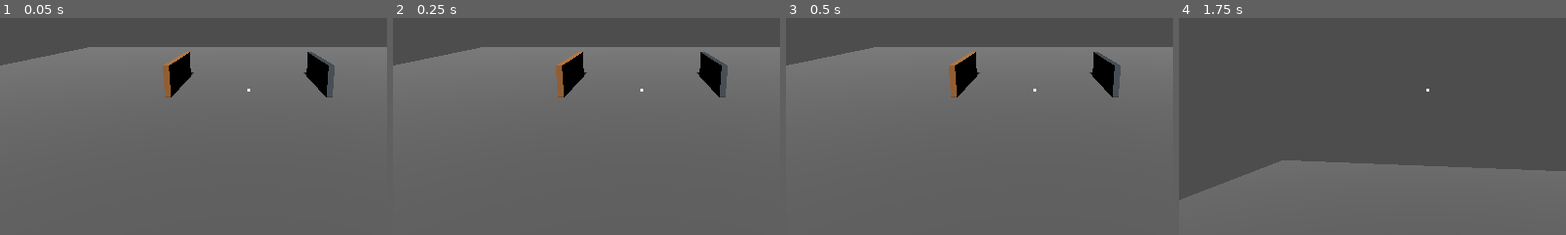
Above: before the commit, frames 1-4 (left to right).
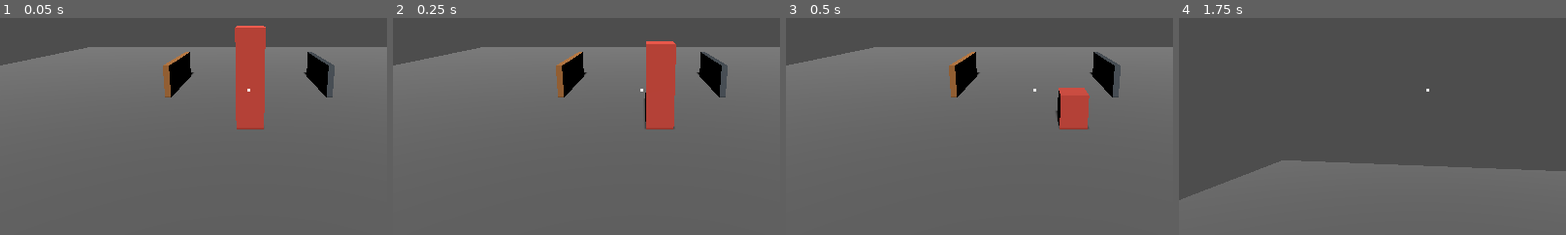
Above: after the commit, the same moments.

Repository: shisatum/clean-cuts
Game: Godot game, scene res://scenes/main.tscn
The game is run twice, just before and just after one commit, with the same random seed, the same clock (stepped at 60 frames per second) and the same inputs.
Inputs (mouse positions are % of the whole screen's width and height, from its top left):
- Up to frame 1 (0.05 s): no input
- Up to frame 2 (0.25 s): no input
- Up to frame 3 (0.5 s): no input
- Up to frame 4 (1.75 s): tap Enter at 0.5 s; move the mouse to (55, 50) at 0.52 s; hold E 0.53-1.28 s; hold W from 0.53 s (still down); click (55, 50) at 0.67 s; move the mouse to (45, 50) at 1.27 s; tap Q at 1.35 s
The pictures show only the part of the screen within x 18-68%, y 33-83%; the shares and areas given below are measured in that part.

The runs differ from the first frame. In frame 1, 3.6% of the frame differs, in the area x 60-69%, y 3-52%; in frame 2, 3.1%; in frame 3, 1.5%; in frame 4, nothing differs.

Commit message:
M5 Step 1: single-part patrol enemy with mass-death threshold
- enemy.gd (Enemy extends DestructibleBody): patrol AI via _integrate_forces,
  angular X/Z locked while alive, unlocked on death so body tips over.
  Connects to DestructibleBody.mass_changed signal; calls _die() when solid
  voxels drop to (1 - death_threshold) of initial count (default 50%).
- enemy.tscn: reddish 0.5x1.8x0.5m box, wood material (Csg/Body structure).
- destructible_body.gd: add mass_changed(solid_count) signal, emitted from
  _check_connectivity after the voxel grid is built.
- main.tscn: add one Enemy instance at (0, 0.9, 3) for testing.
- Docs updated: M5 Step 1 definition of done, KICKOFF reflects in-progress state.

Co-Authored-By: Claude Sonnet 4.6 <noreply@anthropic.com>

Diff:
--- /dev/null
+++ b/scenes/enemy.tscn
@@ -0,0 +1,20 @@
+[gd_scene format=3]
+
+[ext_resource type="Script" path="res://scripts/enemy.gd" id="1"]
+[ext_resource type="Resource" path="res://resources/wood.tres" id="2"]
+
+[sub_resource type="StandardMaterial3D" id="MatEnemy"]
+albedo_color = Color(0.75, 0.25, 0.2, 1)
+
+[node name="Enemy" type="RigidBody3D"]
+collision_layer = 1
+collision_mask = 1
+script = ExtResource("1")
+material_data = ExtResource("2")
+body_material = SubResource("MatEnemy")
+
+[node name="Csg" type="CSGCombiner3D" parent="Enemy"]
+
+[node name="Body" type="CSGBox3D" parent="Enemy/Csg"]
+size = Vector3(0.5, 1.8, 0.5)
+material = SubResource("MatEnemy")
--- a/scenes/main.tscn
+++ b/scenes/main.tscn
@@ -1,6 +1,7 @@
 [gd_scene format=3]
 
 [ext_resource type="Script" path="res://scripts/fly_camera.gd" id="1"]
+[ext_resource type="PackedScene" path="res://scenes/enemy.tscn" id="5"]
 [ext_resource type="Script" path="res://scripts/destructible_body.gd" id="2"]
 [ext_resource type="Resource" path="res://resources/wood.tres" id="3"]
 [ext_resource type="Resource" path="res://resources/steel.tres" id="4"]
@@ -70,6 +71,9 @@
 size = Vector3(0.15, 0.8, 2.5)
 material = SubResource("MatSteel")
 
+[node name="Enemy" parent="." instance=ExtResource("5")]
+transform = Transform3D(1, 0, 0, 0, 1, 0, 0, 0, 1, 0, 0.9, 3)
+
 [node name="Camera3D" type="Camera3D" parent="."]
 transform = Transform3D(1, 0, 0, 0, 0.9659, 0.2588, 0, -0.2588, 0.9659, 0, 2.0, 8.0)
 script = ExtResource("1")
--- a/scripts/destructible_body.gd
+++ b/scripts/destructible_body.gd
@@ -7,6 +7,10 @@
 
 const TARGET_VOXELS     := 900
 const MIN_FRAG_FRACTION := 0.08
+
+## Emitted after each hole is applied with the number of solid voxels remaining.
+## Connect to this signal to track mass loss (e.g. for enemy health thresholds).
+signal mass_changed(solid_count: int)
 
 var _csg: CSGCombiner3D
 var _ray_col: CollisionShape3D
@@ -111,6 +115,7 @@
 	var voxels: PackedByteArray = VoxelConnectivity.build_grid_with_shapes(
 		body_size, dims, body_boxes, holes) if body_boxes.size() > 1 \
 		else VoxelConnectivity.build_grid(body_size, dims, holes)
+	mass_changed.emit(voxels.count(1))
 	var islands: Array[PackedInt32Array] = VoxelConnectivity.find_islands(voxels, dims)
 	if islands.size() < 2:
 		return
--- /dev/null
+++ b/scripts/enemy.gd
@@ -0,0 +1,53 @@
+class_name Enemy
+extends DestructibleBody
+
+## Fraction of initial mass that must be destroyed to kill this enemy (0.5 = 50%).
+@export var death_threshold: float = 0.5
+@export var move_speed: float = 1.5
+## Half-width of the patrol path along the X axis.
+@export var patrol_range: float = 3.0
+
+var _initial_voxel_count: int = 0
+var _dead: bool = false
+var _move_dir: float = 1.0
+var _patrol_origin: Vector3
+
+func _ready() -> void:
+	super()
+	# Stay upright while alive; unlocked on death so the body can tip over.
+	axis_lock_angular_x = true
+	axis_lock_angular_z = true
+	_patrol_origin = global_position
+	mass_changed.connect(_on_mass_changed)
+	# Full box with no holes — total voxel count is simply the grid volume.
+	var dims: Vector3i = VoxelConnectivity.compute_dims(body_size, TARGET_VOXELS)
+	_initial_voxel_count = dims.x * dims.y * dims.z
+
+func _integrate_forces(state: PhysicsDirectBodyState3D) -> void:
+	if _dead:
+		return
+	# Reverse direction at patrol limits.
+	var offset: float = state.transform.origin.x - _patrol_origin.x
+	if offset >= patrol_range:
+		_move_dir = -1.0
+	elif offset <= -patrol_range:
+		_move_dir = 1.0
+	var vel: Vector3 = state.linear_velocity
+	vel.x = _move_dir * move_speed
+	state.linear_velocity = vel
+
+func _on_mass_changed(solid_count: int) -> void:
+	if _dead or _initial_voxel_count == 0:
+		return
+	var fraction: float = float(solid_count) / float(_initial_voxel_count)
+	if fraction <= 1.0 - death_threshold:
+		_die(fraction)
+
+func _die(mass_fraction: float) -> void:
+	_dead = true
+	axis_lock_angular_x = false
+	axis_lock_angular_z = false
+	# Small random torque so the body tips in an unpredictable direction.
+	var tip := Vector3(randf_range(-1.0, 1.0), 0.0, randf_range(-1.0, 1.0))
+	apply_torque_impulse(tip.normalized() * 4.0)
+	print("[ENEMY] died — %.0f%% mass remaining" % [mass_fraction * 100.0])
Not shown, changed: KICKOFF.md
Not shown, changed: REALISTIC_PLAN.md
